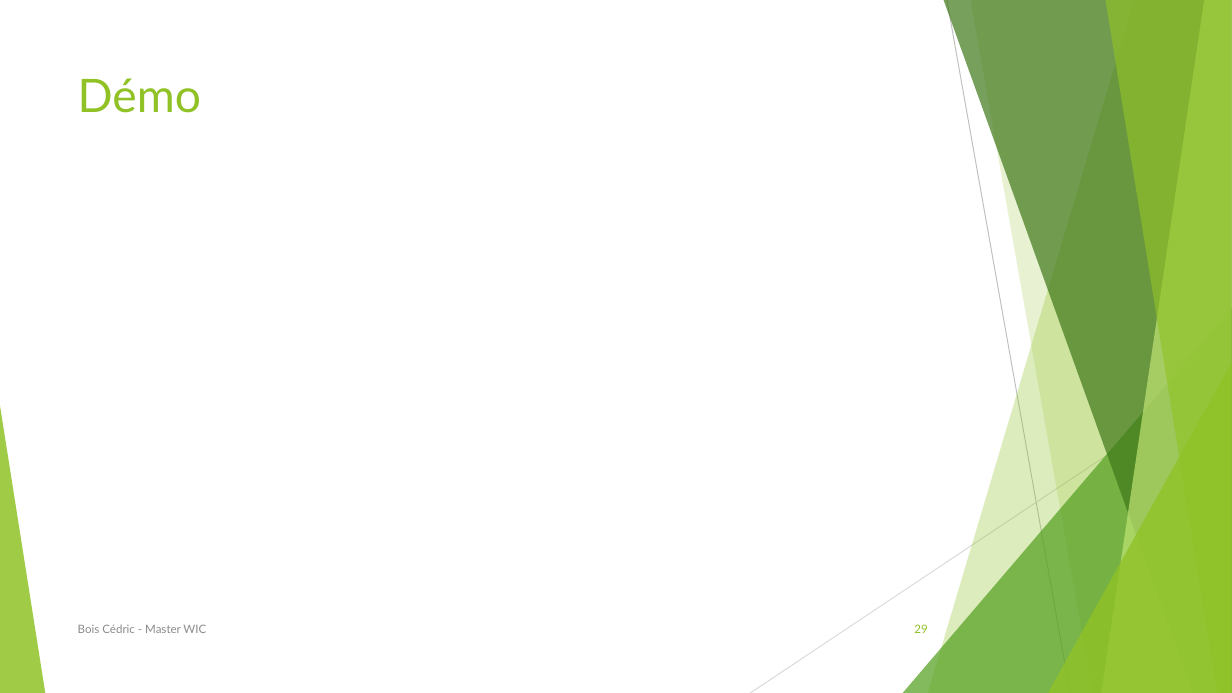
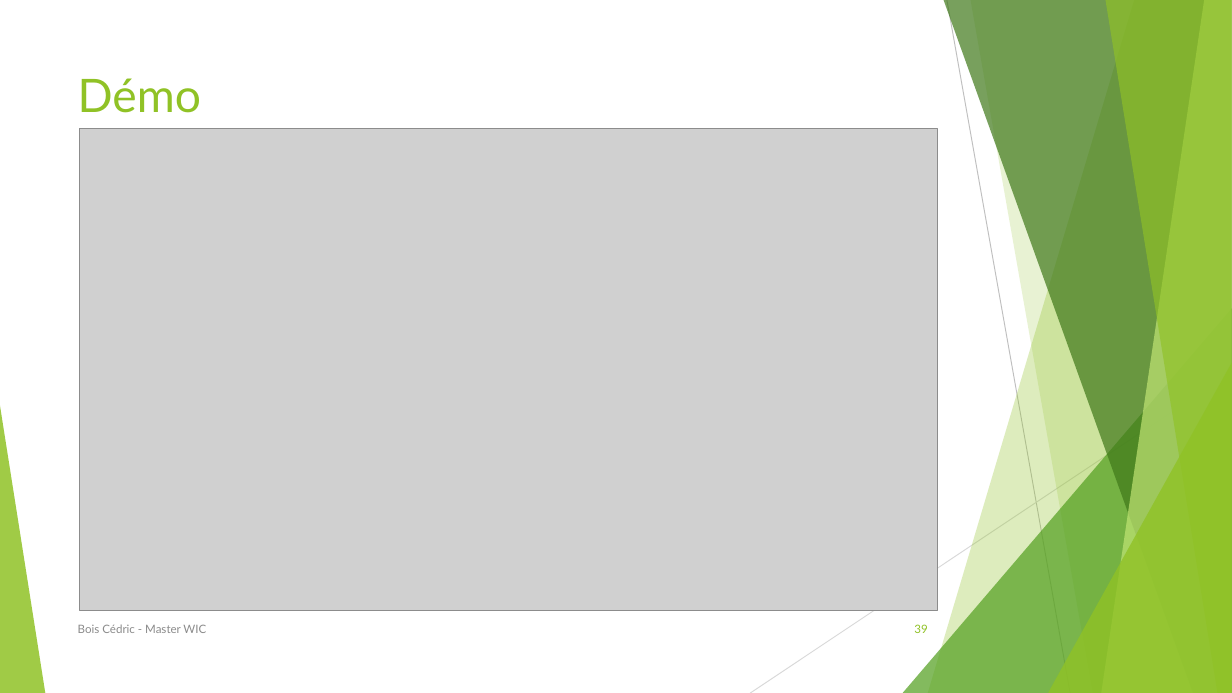
Before and after one commit to BCedric/journalStage, a slide deck: slide 39 of soutenance.pptx (slide 29 before the commit). Drawn at 1232x693 pixels with LibreOffice and Linux fonts; fonts in the diff are those of the drawing; grey boxes stand for pictures. Boxes give left, top, right and bottom in pixels: in the first picture for what was removed or moved away, otherwise in the second. Text is boxed around its words. In the diff, an @@ line names an element or a change of style, - is before the commit and + after.

```diff
--- a/soutenance.pptx
+++ b/soutenance.pptx
@@ picture added at (80, 128, 938, 611) @@
@@ page number at (914, 624, 927, 633): text changed @@
-29
+39
```
Also in this commit, not shown: 13 other slides changed, 17 slides added.
